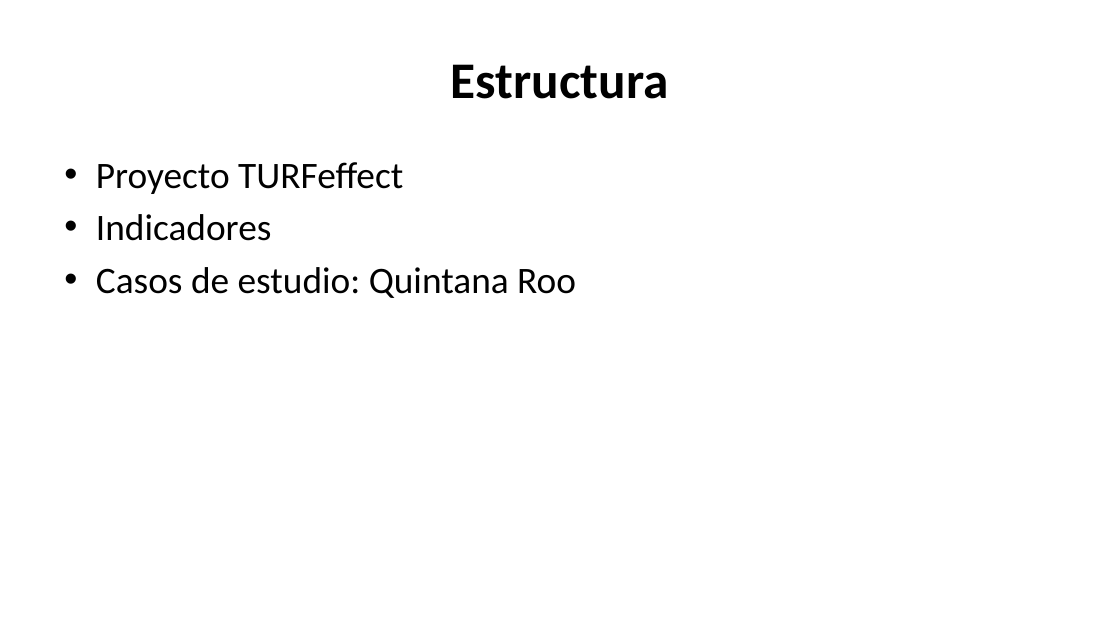
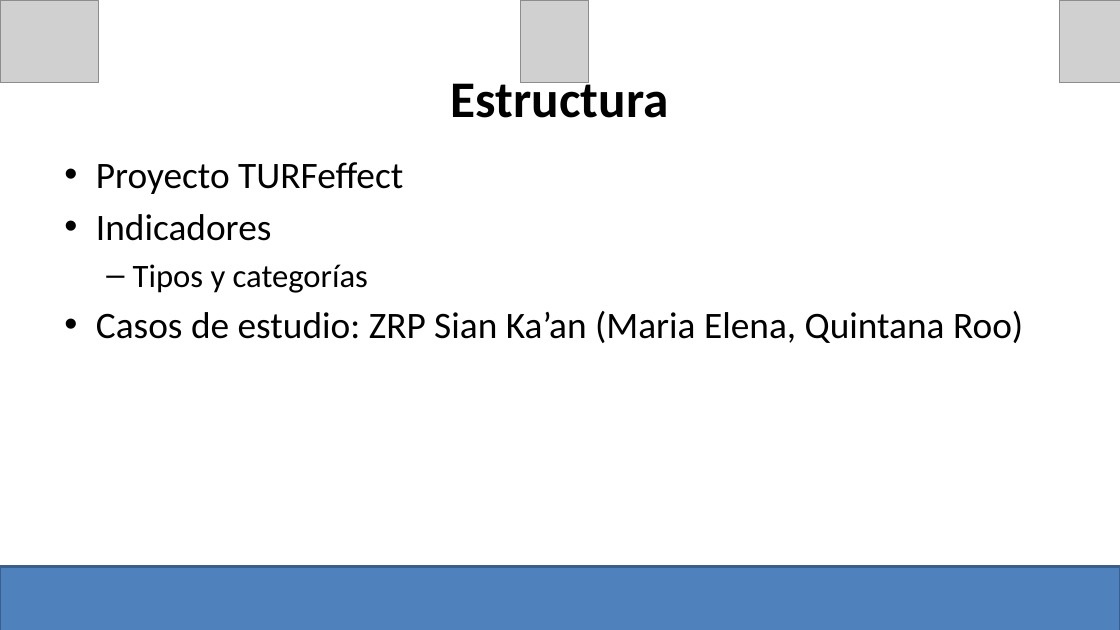
Before and after one commit to turfeffect/Docs, a slide deck: slide 2 of Presentations/Workshop in Mexico/Mexico Workshop.pptx. Drawn at 1120x630 pixels with LibreOffice and Linux fonts; fonts in the diff are those of the drawing; grey boxes stand for pictures. Boxes give left, top, right and bottom in pixels: in the first picture for what was removed or moved away, otherwise in the second. Text is boxed around its words. In the diff, an @@ line names an element or a change of style, - is before the commit and + after.

```diff
--- a/Presentations/Workshop in Mexico/Mexico Workshop.pptx
+++ b/Presentations/Workshop in Mexico/Mexico Workshop.pptx
@@ picture added at (x1=0, y1=0, x2=98, y2=82) @@
@@ picture added at (x1=520, y1=0, x2=588, y2=82) @@
@@ picture added at (x1=1060, y1=0, x2=1120, y2=82) @@
@@ title "Estructura" rewrapped from (x1=451, y1=64, x2=669, y2=99) to (x1=451, y1=75, x2=669, y2=118) @@
@@ text at (x1=96, y1=264, x2=1023, y2=343): text changed @@
-• Casos de estudio: Quintana Roo
+  – Tipos y categorías
+• Casos de estudio: ZRP Sian Ka’an (Maria Elena, Quintana Roo)
@@ rectangle added at (x1=0, y1=566, x2=1120, y2=630), fill #4F81BD, outline #3A5F8C 2 pt @@
```
Also in this commit, not shown: 9 other slides changed, 6 slides added, 6 slides removed.
